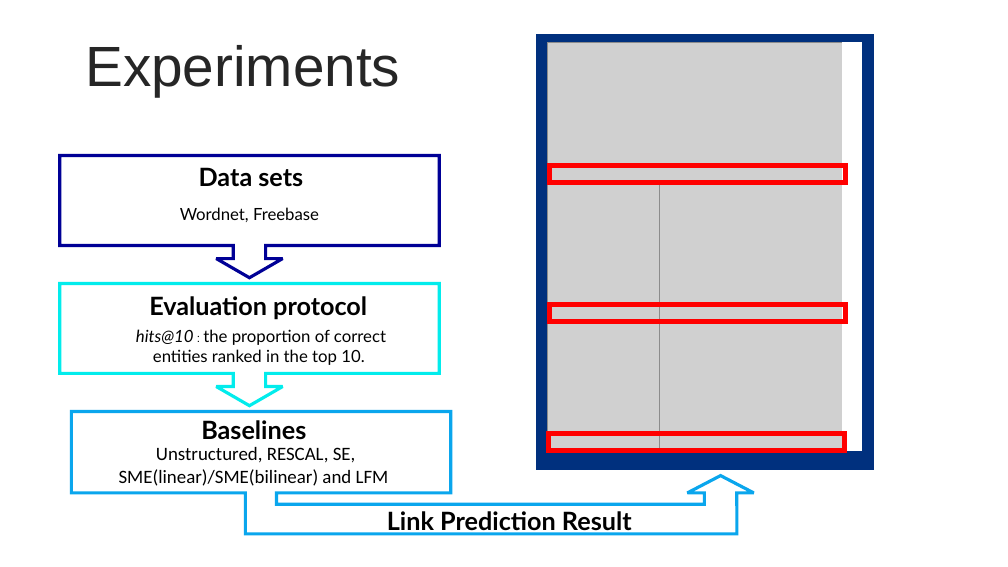
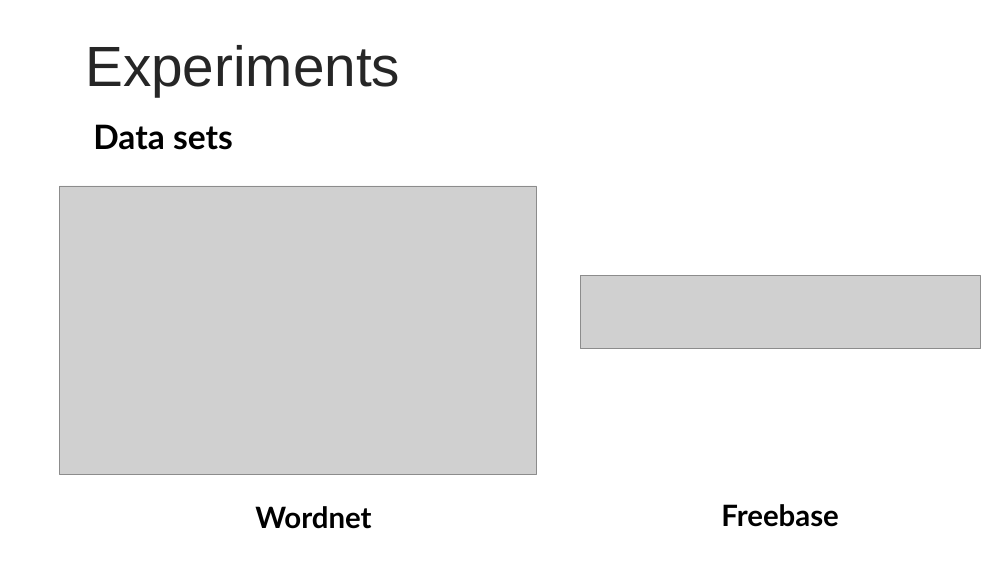
Before and after one commit to BeigeHW/KAIST_2022_Winter_Intern, a slide deck: slide 21 of Week 3 (1.17) 내꺼/TransE(내꺼)/TransE 발표/TransE.pptx. Drawn at 1008x567 pixels with LibreOffice and Linux fonts; fonts in the diff are those of the drawing; grey boxes stand for pictures. Boxes give left, top, right and bottom in pixels: in the first picture for what was removed or moved away, otherwise in the second. Text is boxed around its words. In the diff, an @@ line names an element or a change of style, - is before the commit and + after.

```diff
--- a/Week 3 (1.17) 내꺼/TransE(내꺼)/TransE 발표/TransE.pptx
+++ b/Week 3 (1.17) 내꺼/TransE(내꺼)/TransE 발표/TransE.pptx
@@ text "Data sets": place and size @@
-text "Data sets" at (199,167,303,187)
+text "Data sets" at (93,124,233,150)
@@ text "Data sets" at (93,124,233,150): size 24 to 32 pt @@
@@ down arrow callout removed at (60,156,439,278) @@
@@ picture added at (60,186,537,475) @@
@@ down arrow callout removed at (60,284,439,406) @@
@@ text removed at (149,296,367,320) @@
-Evaluation protocol
@@ picture added at (580,276,980,349) @@
@@ text removed at (136,329,386,365) @@
-hits@10 : the proportion of correct entities ranked in the top 10.
@@ freeform shape removed at (71,411,754,534) @@
@@ text removed at (119,447,389,486) @@
-Unstructured, RESCAL, SE, SME(linear)/SME(bilinear) and LFM
@@ text removed at (201,420,306,440) @@
-Baselines
@@ group removed at (544,42,867,462): 6 rectangles, 6 pictures @@
@@ text at (255,506,371,529): text changed; size 16 to 28 pt; bold on @@
-Wordnet, Freebase
+Wordnet
@@ text added at (721,504,838,527), 28 pt, text #000000, bold @@
+Freebase
@@ text removed at (387,511,632,534) @@
-Link Prediction Result
```
Also in this commit, not shown: 2 other slides changed, 2 slides added, 10 other files.
